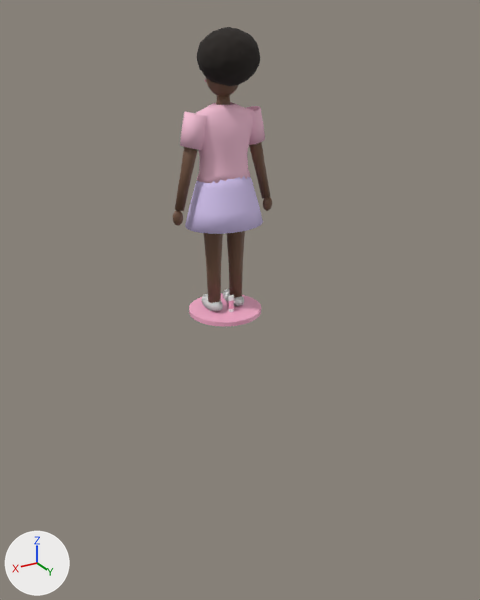
One commit to the Blender file Assets/Models/Mannequin/MannequinFromBlender.blend: the scene before it, then after it.
Before and after are seen from a camera (50 mm lens) standing at (2.08, 3.67, 1.89) and looking at (-0.03, 0.15, 0.13). Lighting does not change. The marker at lower left points along +X, +Y and +Z. The first picture is the older version.

In view in the first picture: 'Mannequin_Girl', 'Worn_Skirt', 'Worn_Top' and 2 more.
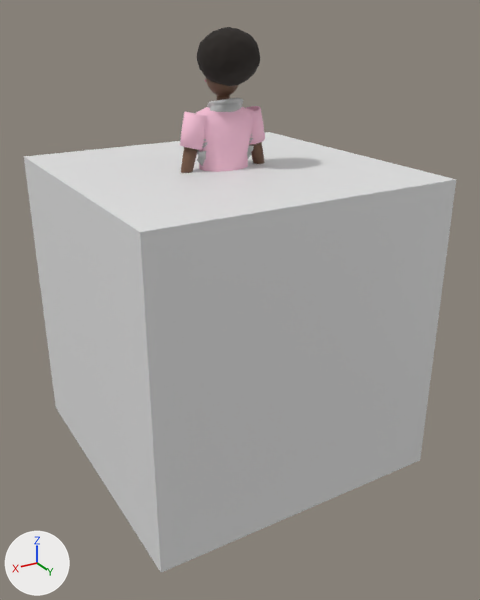
Changed parts and their boxes (x1, y1, x2, y2) in the pictures (480 x 600 px):
```json
{"object": "Cube", "change": "shown", "after": [24, 132, 456, 573]}
{"object": "Fit_hoodie-0002-campusComeback", "change": "added", "after": [207, 98, 243, 112]}
{"object": "Fit_shirt-0002-campusComeback", "change": "added", "after": [197, 138, 254, 166], "on screen": "mostly hidden"}
{"object": "Worn_Skirt", "change": "unchanged, covered by the edit", "before": [185, 176, 263, 234]}
```

Edits to the scene script, one JSON object a line:
```json
{"op": "add", "block": "mat_lambert2_025", "code": ["mat_lambert2_025 = principled_material('lambert2.025')", "mat_lambert2_025.base_color = (0.5, 0.5, 0.5)  # grey #bcbcbc", "mat_lambert2_025.roughness = 0.553"]}
{"op": "add", "block": "mat_lambert1_088", "code": ["mat_lambert1_088 = principled_material('lambert1.088')", "mat_lambert1_088.base_color = (0.5, 0.5, 0.5)  # grey #bcbcbc", "mat_lambert1_088.roughness = 0.553"]}
{"op": "add", "block": "me_fit_shirt_0002_campuscomeback", "code": ["me_fit_shirt_0002_campuscomeback = bpy.data.meshes.new('Fit_shirt-0002-campusComeback')", "me_fit_shirt_0002_campuscomeback.from_pydata(...)  # 1486 vertices, 1411 faces; spans x -0.202..0.202, y -0.122..0.122, z 0.841..1.352", "me_fit_shirt_0002_campuscomeback.materials.append(mat_lambert2_025)  # grey #bcbcbc"]}
{"op": "add", "block": "me_fit_hoodie_0002_campuscomeback", "code": ["me_fit_hoodie_0002_campuscomeback = bpy.data.meshes.new('Fit_hoodie-0002-campusComeback')", "me_fit_hoodie_0002_campuscomeback.from_pydata(...)  # 1008 vertices, 899 faces; spans x -0.211..0.205, y -0.121..0.139, z 0.714..1.433", "me_fit_hoodie_0002_campuscomeback.materials.append(mat_lambert1_088)  # grey #bcbcbc"]}
{"op": "remove", "block": "ob_cube", "code": "ob_cube.hide_set(True)"}
{"op": "add", "block": "ob_fit_shirt_0002_campuscomeback", "code": ["ob_fit_shirt_0002_campuscomeback = bpy.data.objects.new('Fit_shirt-0002-campusComeback', me_fit_shirt_0002_campuscomeback)", "ob_fit_shirt_0002_campuscomeback.location = (0.0, 0.0, 0.0)"]}
{"op": "add", "block": "ob_fit_hoodie_0002_campuscomeback", "code": ["ob_fit_hoodie_0002_campuscomeback = bpy.data.objects.new('Fit_hoodie-0002-campusComeback', me_fit_hoodie_0002_campuscomeback)", "ob_fit_hoodie_0002_campuscomeback.location = (0.0, 0.0, 0.0)"]}
```
